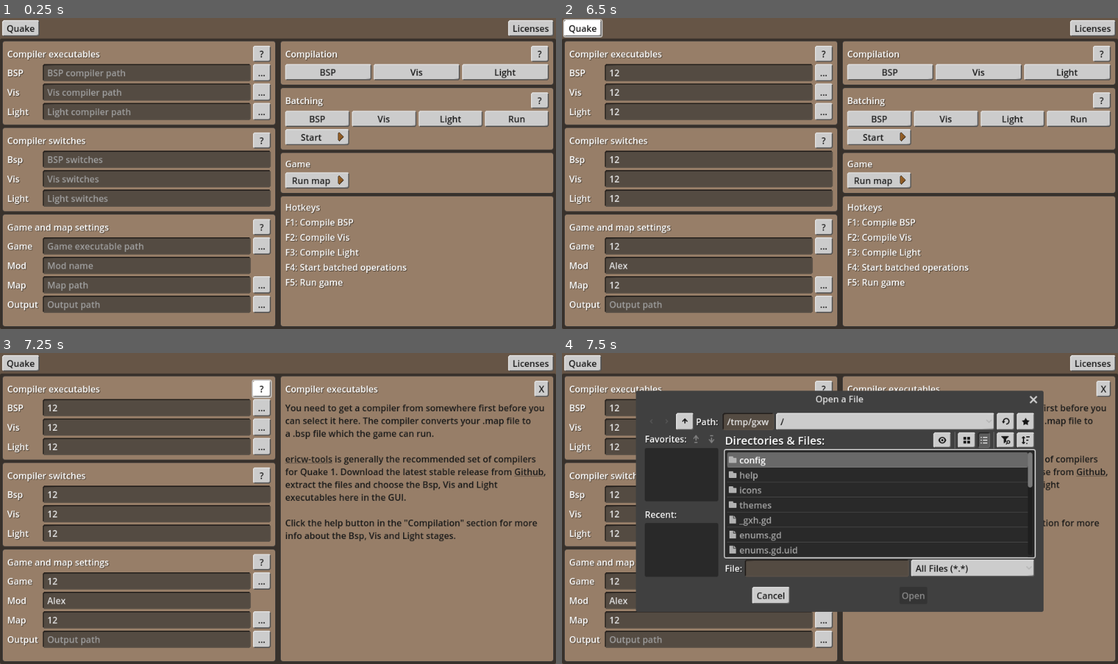
Above: before the commit, frames 1-4 (two rows, left to right).
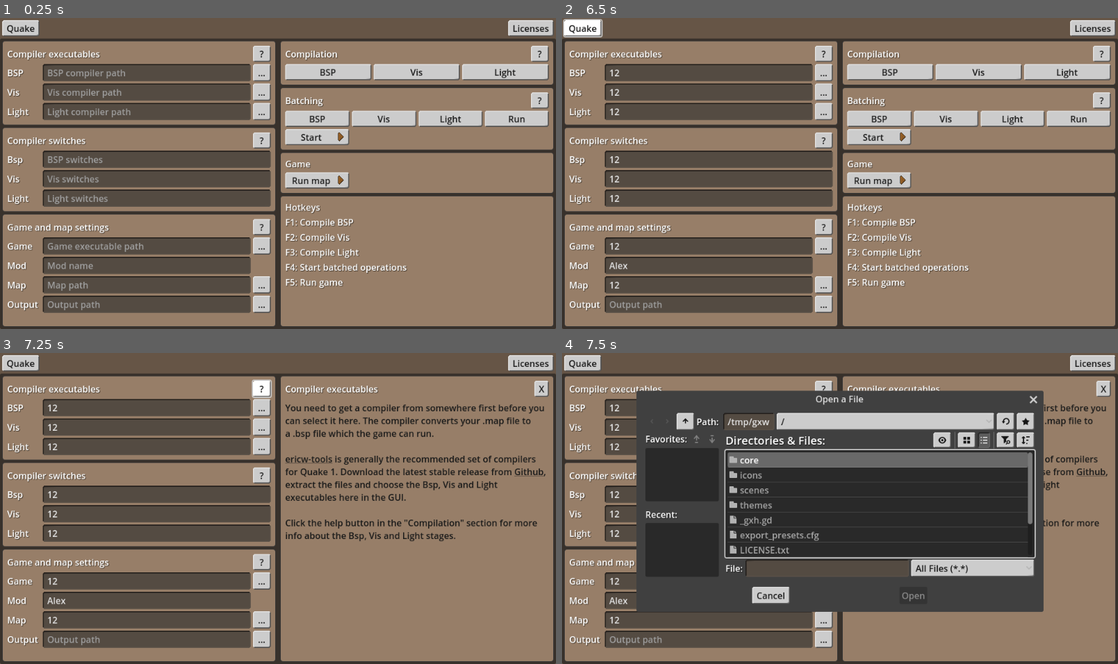
Above: after the commit, the same moments.

Repository: VictorKarp/Quakompiler
Game: Godot game, scene res://scenes/main/main.tscn
The game is run twice, just before and just after one commit, with the same random seed, the same clock (stepped at 60 frames per second) and the same inputs. Before the commit the project starts from res://main.tscn.
Inputs (mouse positions are in pixels of both pictures, inside the frame that each line leads up to):
- Up to frame 1 (0.25 s): no input
- Up to frame 2 (6.5 s): click (706, 73) at 0.52 s; type "12" at 0.6 s; click (706, 92) at 0.75 s; type "12" at 0.83 s; click (706, 111) at 0.98 s; type "12" at 1.07 s; click (717, 157) at 1.27 s; type "12" at 1.35 s; click (717, 179) at 1.5 s; type "12" at 1.58 s; click (717, 198) at 1.73 s; type "12" at 1.82 s; click (706, 245) at 2.02 s; type "12" at 2.1 s; click (706, 266) at 2.25 s; type "Alex" at 2.33 s; click (706, 285) at 2.48 s; type "12" at 2.57 s; click "Start" at 2.75 s; click "Start" at 3.5 s; click "Quake" at 4.25 s; click "Licenses" at 5 s; click "Quake" at 5.75 s
- Up to frame 3 (7.25 s): click "?" at 6.5 s
- Up to frame 4 (7.5 s): click "..." at 7.25 s

Frames 1-3 are identical in both runs. In frame 4, 1.5% of the frame differs, in the area x 13-85%, y 12-84%.
Error before the commit: Cannot call method 'get_as_text' on a null value. (res://license.gd:15)
Error after the commit: Cannot call method 'get_as_text' on a null value. (res://scenes/license/license.gd:15)

Commit message:
Move files

Diff:
--- a/config/config.tscn
+++ b/core/config/config.tscn
@@ -1,6 +1,6 @@
 [gd_scene load_steps=2 format=3 uid="uid://bru6ogbq5nn3q"]
 
-[ext_resource type="Script" uid="uid://o37blrwiacr4" path="res://config/config.gd" id="1_46gcy"]
+[ext_resource type="Script" uid="uid://o37blrwiacr4" path="res://core/config/config.gd" id="1_46gcy"]
 
 [node name="Config" type="Node"]
 script = ExtResource("1_46gcy")
--- a/events.gd
+++ b/core/events.gd
@@ -1,4 +1,5 @@
 extends Node
 
+@warning_ignore_start("unused_signal")
 signal help_requested(topic: String, text: String, open_on_side: Enums.side)
 signal help_closed
--- a/project.godot
+++ b/project.godot
@@ -20,9 +20,9 @@
 
 [autoload]
 
-Enums="*res://enums.gd"
-Events="*res://events.gd"
-Config="*res://config/config.tscn"
+Enums="*res://core/enums.gd"
+Events="*res://core/events.gd"
+Config="*res://core/config/config.tscn"
 
 [display]
 
--- a/help/help_panel.tscn
+++ b/scenes/help/help_panel.tscn
@@ -1,6 +1,6 @@
 [gd_scene load_steps=2 format=3 uid="uid://bh45da1w7wc1"]
 
-[ext_resource type="Script" uid="uid://dlgc00a5f5nk0" path="res://help/help_panel.gd" id="1_07px7"]
+[ext_resource type="Script" uid="uid://dlgc00a5f5nk0" path="res://scenes/help/help_panel.gd" id="1_07px7"]
 
 [node name="HelpPanel" type="PanelContainer"]
 anchors_preset = 15
--- a/license.tscn
+++ b/scenes/license/license.tscn
@@ -1,6 +1,6 @@
 [gd_scene load_steps=2 format=3 uid="uid://c7g0n3olaswmi"]
 
-[ext_resource type="Script" uid="uid://dymhw3rxx8t2x" path="res://license.gd" id="1_sdeh5"]
+[ext_resource type="Script" uid="uid://dymhw3rxx8t2x" path="res://scenes/license/license.gd" id="1_sdeh5"]
 
 [node name="Licenses" type="MarginContainer"]
 anchors_preset = 15
--- a/main.tscn
+++ b/scenes/main/main.tscn
@@ -1,11 +1,11 @@
 [gd_scene load_steps=8 format=3 uid="uid://ctuy3wytylol"]
 
-[ext_resource type="Script" uid="uid://c1opsd0yl1cjy" path="res://main.gd" id="1_ig7tw"]
+[ext_resource type="Script" uid="uid://c1opsd0yl1cjy" path="res://scenes/main/main.gd" id="1_ig7tw"]
 [ext_resource type="Texture2D" uid="uid://cs25jdots5mqj" path="res://icons/compile.png" id="2_0xm2m"]
-[ext_resource type="Script" uid="uid://bes4nkte8aanh" path="res://tab_selector.gd" id="2_h2yge"]
-[ext_resource type="Script" uid="uid://cca2ih7e7g7v7" path="res://help/help_button.gd" id="3_lquwl"]
-[ext_resource type="PackedScene" uid="uid://c7g0n3olaswmi" path="res://license.tscn" id="4_1bvp3"]
-[ext_resource type="PackedScene" uid="uid://bh45da1w7wc1" path="res://help/help_panel.tscn" id="4_7mycd"]
+[ext_resource type="Script" uid="uid://bes4nkte8aanh" path="res://scenes/main/tab_selector.gd" id="2_h2yge"]
+[ext_resource type="Script" uid="uid://cca2ih7e7g7v7" path="res://scenes/help/help_button.gd" id="3_lquwl"]
+[ext_resource type="PackedScene" uid="uid://c7g0n3olaswmi" path="res://scenes/license/license.tscn" id="4_1bvp3"]
+[ext_resource type="PackedScene" uid="uid://bh45da1w7wc1" path="res://scenes/help/help_panel.tscn" id="4_7mycd"]
 
 [sub_resource type="StyleBoxFlat" id="StyleBoxFlat_ig7tw"]
 bg_color = Color(0.4, 0.3338667, 0.276, 1)
Renamed: config/config.gd -> core/config/config.gd
Renamed: config/config.gd.uid -> core/config/config.gd.uid
Renamed: enums.gd -> core/enums.gd
Renamed: enums.gd.uid -> core/enums.gd.uid
Renamed: events.gd.uid -> core/events.gd.uid
Renamed: help/help_button.gd -> scenes/help/help_button.gd
Renamed: help/help_button.gd.uid -> scenes/help/help_button.gd.uid
Renamed: help/help_panel.gd -> scenes/help/help_panel.gd
Renamed: help/help_panel.gd.uid -> scenes/help/help_panel.gd.uid
Renamed: license.gd -> scenes/license/license.gd
Renamed: license.gd.uid -> scenes/license/license.gd.uid
Renamed: main.gd -> scenes/main/main.gd
(and 3 more such lines)
